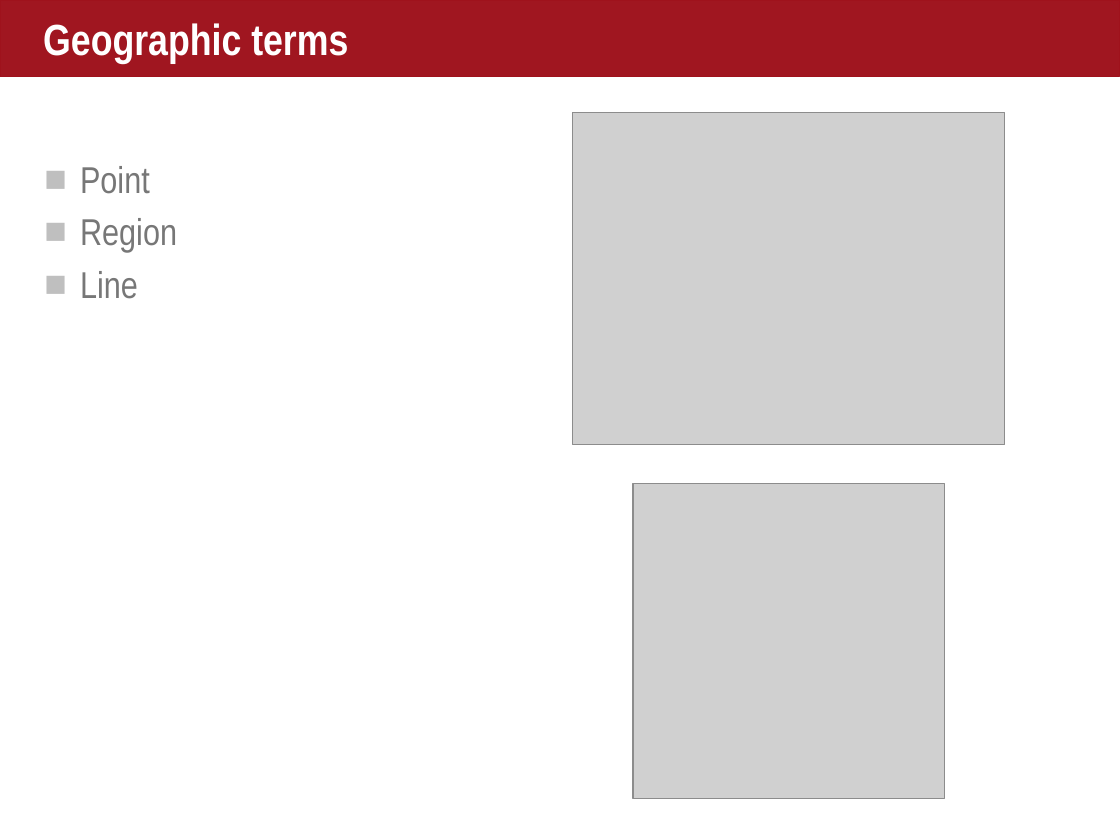
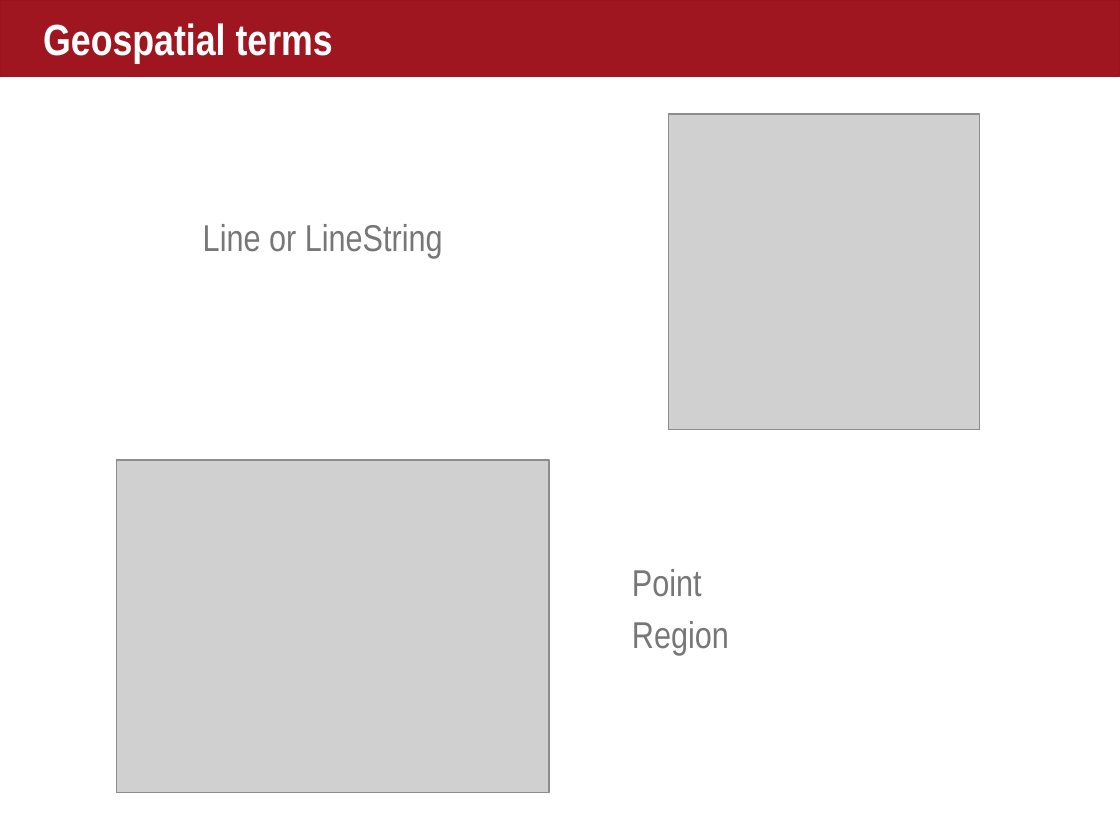
Before and after one commit to helipilot50/aerospike-advanced-concepts, a slide deck: slide 4 of geo/courseware/Geo.pptx (slide 3 before the commit). Drawn at 1120x840 pixels with LibreOffice and Linux fonts; fonts in the diff are those of the drawing; grey boxes stand for pictures. Boxes give left, top, right and bottom in pixels: in the first picture for what was removed or moved away, otherwise in the second. Text is boxed around its words. In the diff, an @@ line names an element or a change of style, - is before the commit and + after.

```diff
--- a/geo/courseware/Geo.pptx
+++ b/geo/courseware/Geo.pptx
@@ title at box(43, 23, 333, 64): text changed @@
-Geographic terms
+Geospatial terms
@@ picture: place and size @@
-picture at box(633, 483, 944, 799)
+picture at box(669, 114, 980, 430)
@@ text at box(203, 224, 443, 258): text changed @@
-■ Point
-■ Region
-■ Line
+Line or LineString
@@ picture: place and size @@
-picture at box(572, 112, 1005, 445)
+picture at box(116, 460, 549, 793)
@@ text added at box(632, 569, 729, 655), 24 pt, text #777777 @@
+Point
+Region
```
Also in this commit, not shown: 5 other slides changed, 2 slides added, 1 slide removed, 1 other file.
